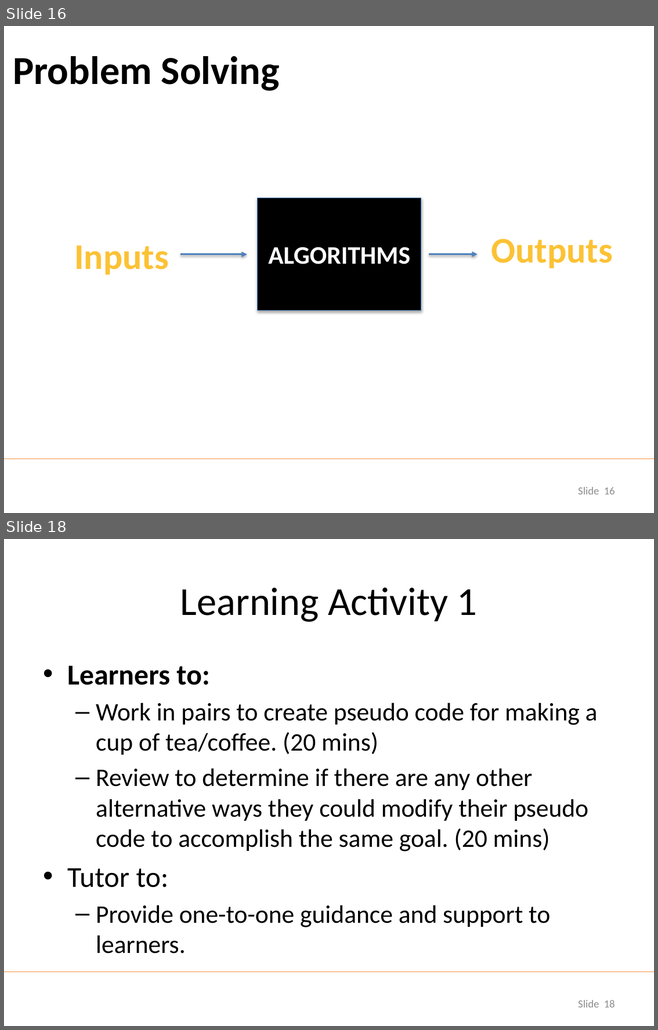
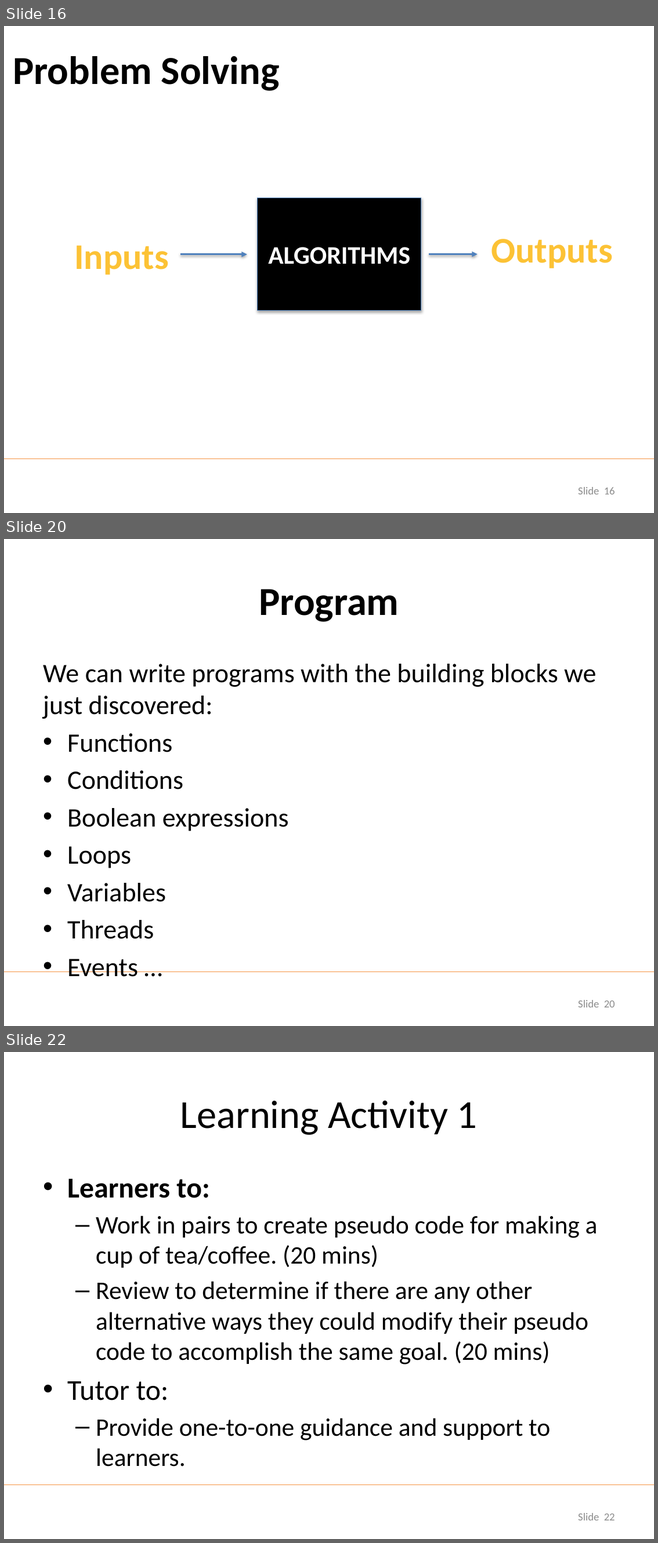
Before and after one commit to udohsolomon/lecture_slide_programming, a slide deck: week_1/Week 1 Day 1.pptx. Shown one above the other, each under a label of ours: slides 16 and 18 before the commit, slides 16, 20 and 22 after it; the slides between them are not shown. The pictures are 658x1030 and 658x1543 pixels, drawn with LibreOffice and Linux fonts; fonts in the diff are those of the drawing; background and template pictures are left out. Boxes give left, top, right and bottom in pixels: in the first picture for what was removed or moved away, otherwise in the second. Text is boxed around its words. In the diff, an @@ line names an element or a change of style, - is before the commit and + after.

```diff
--- a/week_1/Week 1 Day 1.pptx
+++ b/week_1/Week 1 Day 1.pptx
@@ slide 20 added at <box>4,539,654,1026</box>, background picture (left out); not listed: 1 template element that a slide beside it also shows @@
@@ title added at <box>259,589,398,622</box>, 44 pt, text #000000, bold @@
+Program
@@ text added at <box>43,664,596,977</box>, 29.6 pt, text #000000 @@
+We can write programs with the building blocks we just discovered:
+• Functions
+• Conditions
+• Boolean expressions
+• Loops
+• Variables
+• Threads
+• Events …
@@ page number added at <box>578,1000,615,1008</box>, 12 pt, text #8C8C8C @@
+Slide 20
@@ what was slide 18 is now slide 22 @@
@@ page number at <box>578,1513,615,1521</box>: text changed @@
-Slide 18
+Slide 22
```
Also in this commit, not shown: 1 slide changed, 3 other slides added.
